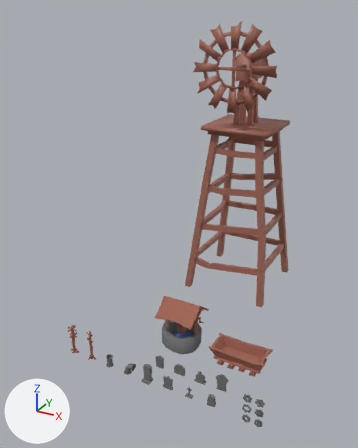
The Blender file Modelos/Cenario Cowboy/breder uv2.blend: old version first, new version second.
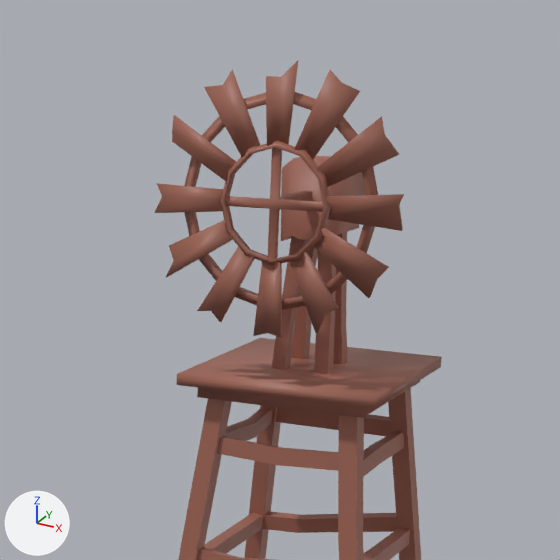
There are two pictures of each version: one whole from a camera (50 mm lens) standing at (9.29, -14.12, 14.69) and looking at (-0.94, 4.47, 5.4), one close up on the part from 39% to 92% of the width and 0% to 42% of the height. The lights are fixed; the arrows at lower left show +X, +Y and +Z.

Names of what the first close-up shows: 'MoinhoVento'.
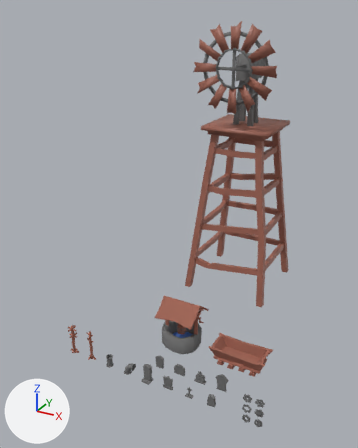
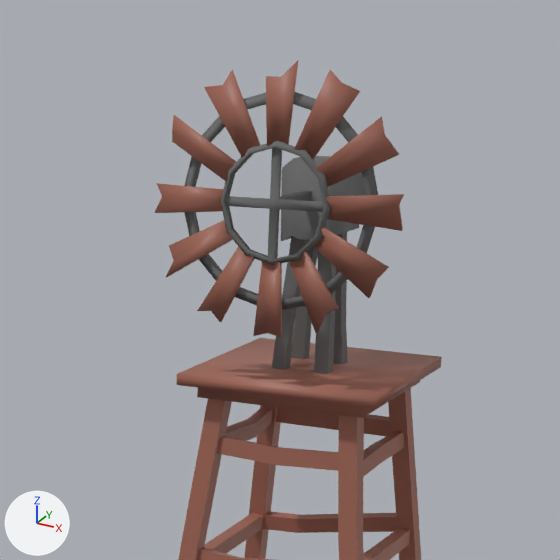
What changed in the scene script:
```text
Change me_moinhovento:
    where me_moinhovento.from_pydata(...)  # 560 vertices, 425 faces; spans x -2.32..2.32, y -2.32..2.32, z 0.0..14.11
    used by ob_moinhovento; location = (0.0, 10.0, 0.0)
    me_moinhovento part 1: 149 of the faces centred in x -1.49..1.49, y -2.04..2.16, z 9.44..13.53 switch from mat_material_marrom_001 (brown #a16656) to mat_material_cinza (grey #6f6f6f)
```

Changed parts and their boxes (x1, y1, x2, y2) in the close-ups (560 x 560 px):
part 1 of me_moinhovento, recoloured (brown to grey): (184, 92, 378, 374) in both
